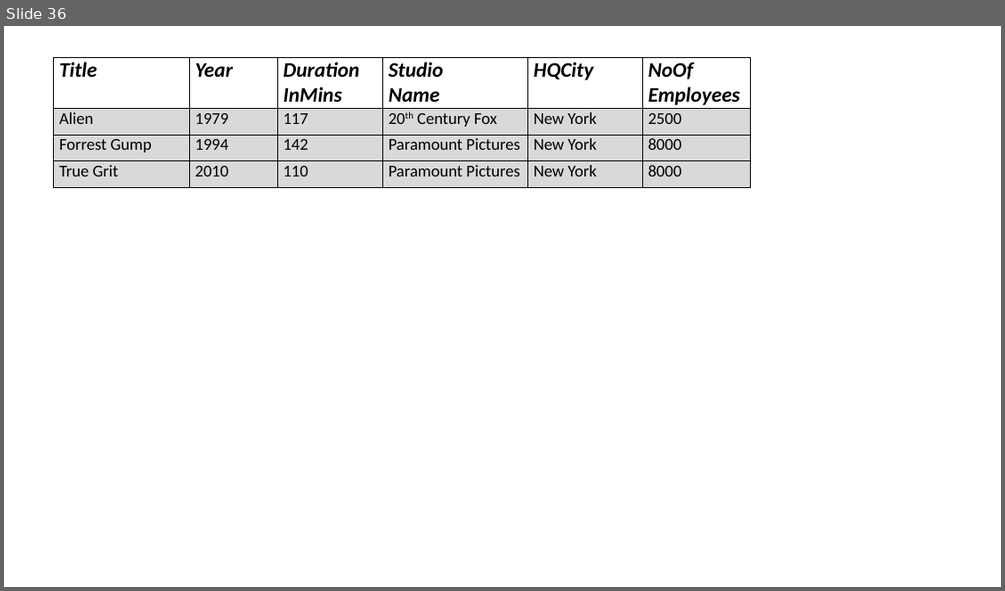
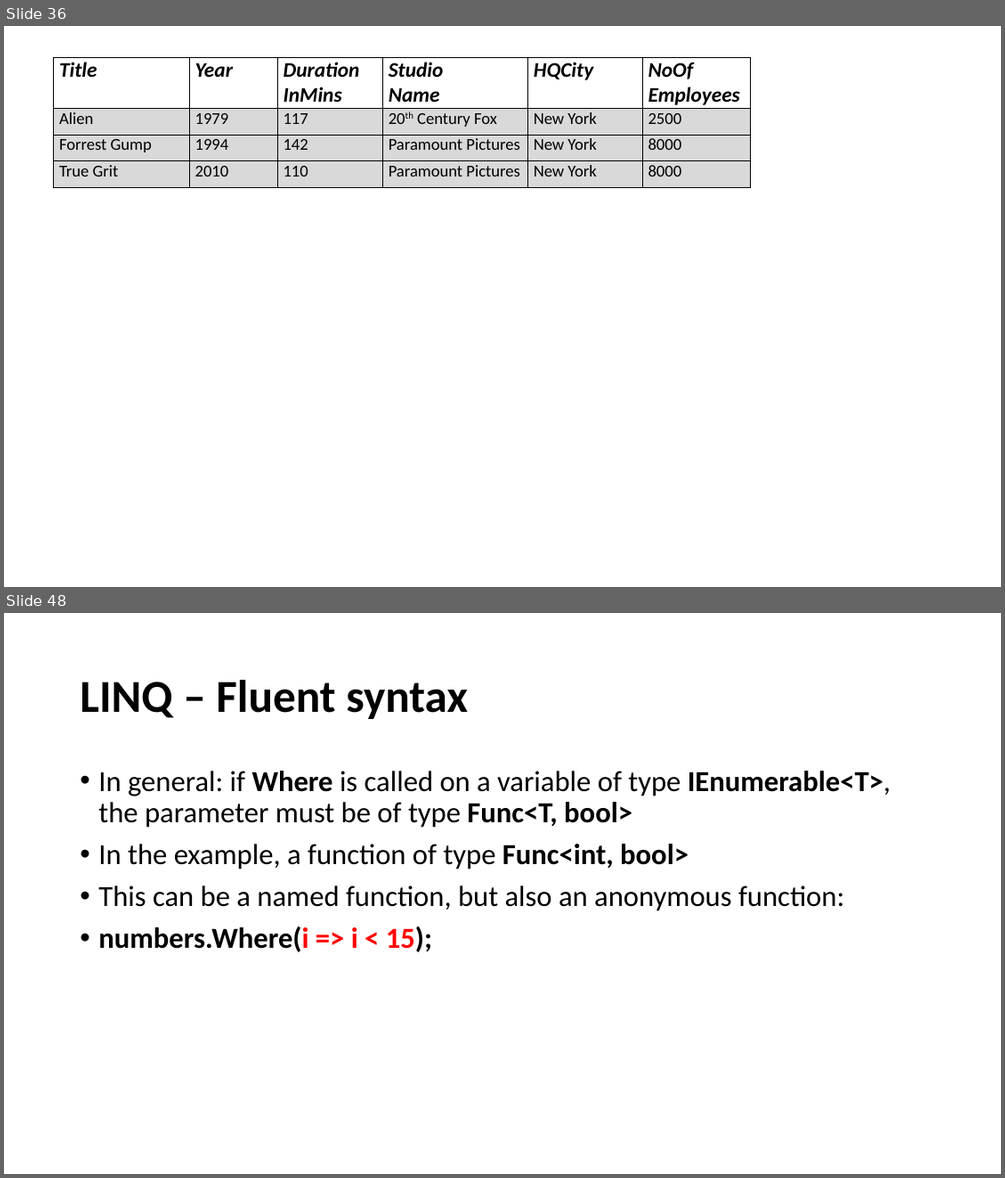
Before and after one commit to perl-easj/OOProg, a slide deck: Chap/Prog03/Presentations/LINQ.pptx. Shown one above the other, each under a label of ours: slide 36 before the commit, slides 36 and 48 after it; the slides between them are not shown. The pictures are 1005x591 and 1005x1178 pixels, drawn with LibreOffice and Linux fonts; fonts in the diff are those of the drawing. Boxes give left, top, right and bottom in pixels: in the first picture for what was removed or moved away, otherwise in the second. Text is boxed around its words. In the diff, an @@ line names an element or a change of style, - is before the commit and + after.

Commit message:
Updated LINQ and Persistency materials
Added InvoiceGenerator and GameDBApp (unfinished)

```diff
--- a/Chap/Prog03/Presentations/LINQ.pptx
+++ b/Chap/Prog03/Presentations/LINQ.pptx
@@ slide 48 added at box(4, 613, 1001, 1174), background #FFFFFF @@
@@ title added at box(80, 680, 468, 719), 44 pt, text #000000, bold @@
+LINQ – Fluent syntax
@@ text added at box(98, 771, 890, 952), 28 pt, text #000000 @@
+• In general: if Where is called on a variable of type IEnumerable<T>, the parameter must be of type Func<T, bool>
+• In the example, a function of type Func<int, bool>
+• This can be a named function, but also an anonymous function:
+• numbers.Where(i => i < 15);
```
Also in this commit, not shown: 2 slides changed, 14 other slides added, 43 other files.
